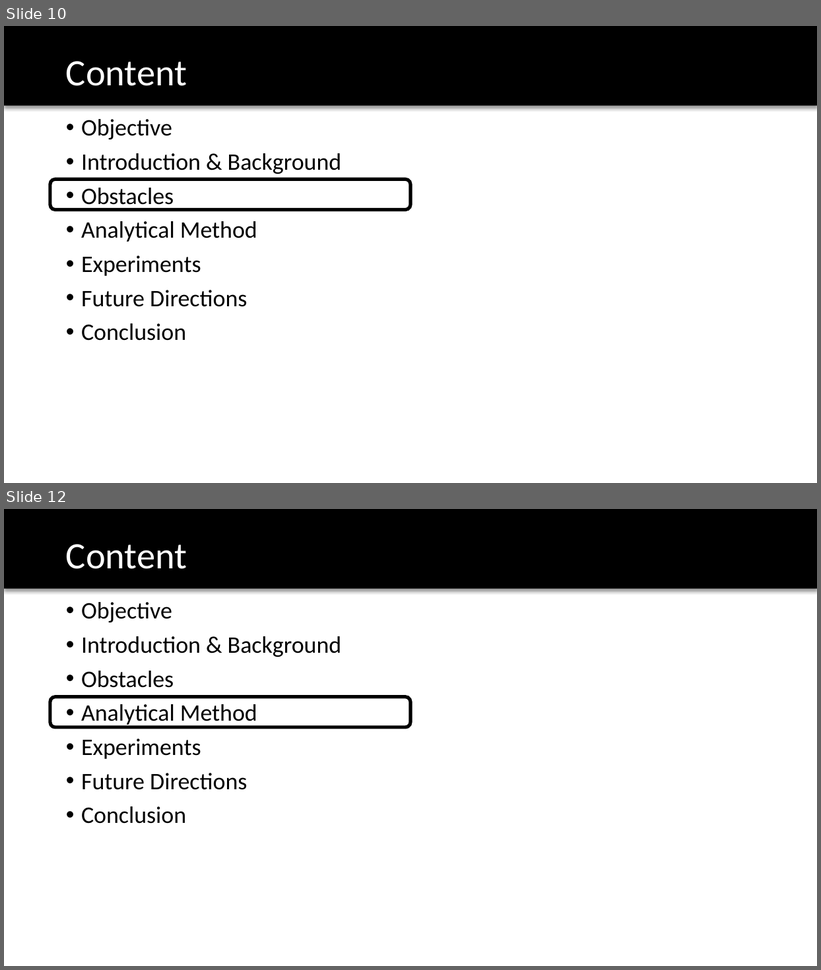
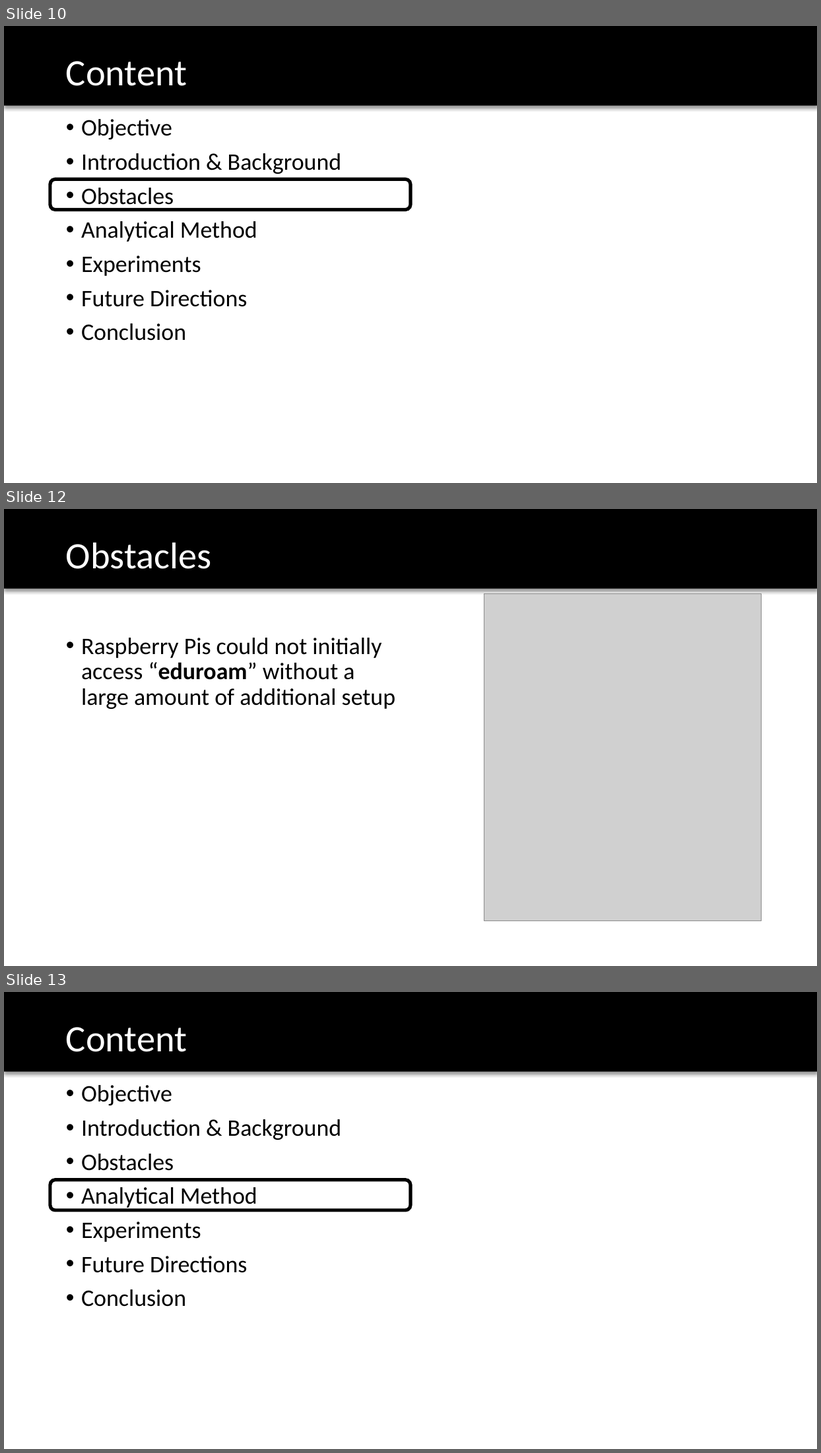
Before and after one commit to TrupeshKumarPatel/IoT_RaspberryPi, a slide deck: project_presentation/VoIP_final_presentation.pptx. Shown one above the other, each under a label of ours: slides 10 and 12 before the commit, slides 10, 12 and 13 after it; the slides between them are not shown. The pictures are 821x970 and 821x1453 pixels, drawn with LibreOffice and Linux fonts; fonts in the diff are those of the drawing; grey boxes stand for pictures; background and template pictures are left out. Boxes give left, top, right and bottom in pixels: in the first picture for what was removed or moved away, otherwise in the second. Text is boxed around its words. In the diff, an @@ line names an element or a change of style, - is before the commit and + after.

```diff
--- a/project_presentation/VoIP_final_presentation.pptx
+++ b/project_presentation/VoIP_final_presentation.pptx
@@ slide 12 added at (x1=4, y1=509, x2=817, y2=966), background #FFFFFF; not listed: 1 template element that a slide beside it also shows @@
@@ title added at (x1=66, y1=542, x2=211, y2=569), 44 pt, text #FFFFFF @@
+Obstacles
@@ picture added at (x1=484, y1=593, x2=761, y2=921) @@
@@ text added at (x1=81, y1=638, x2=395, y2=709), 28 pt, text #000000 @@
+• Raspberry Pis could not initially access “eduroam” without a large amount of additional setup
@@ what was slide 12 is now slide 13 @@
```
Also in this commit, not shown: 3 slides changed.
